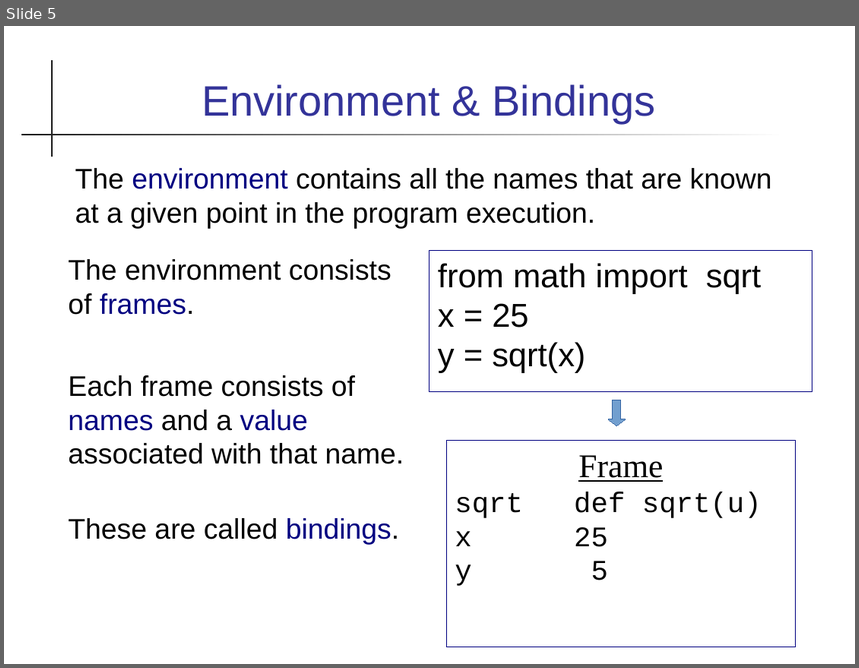
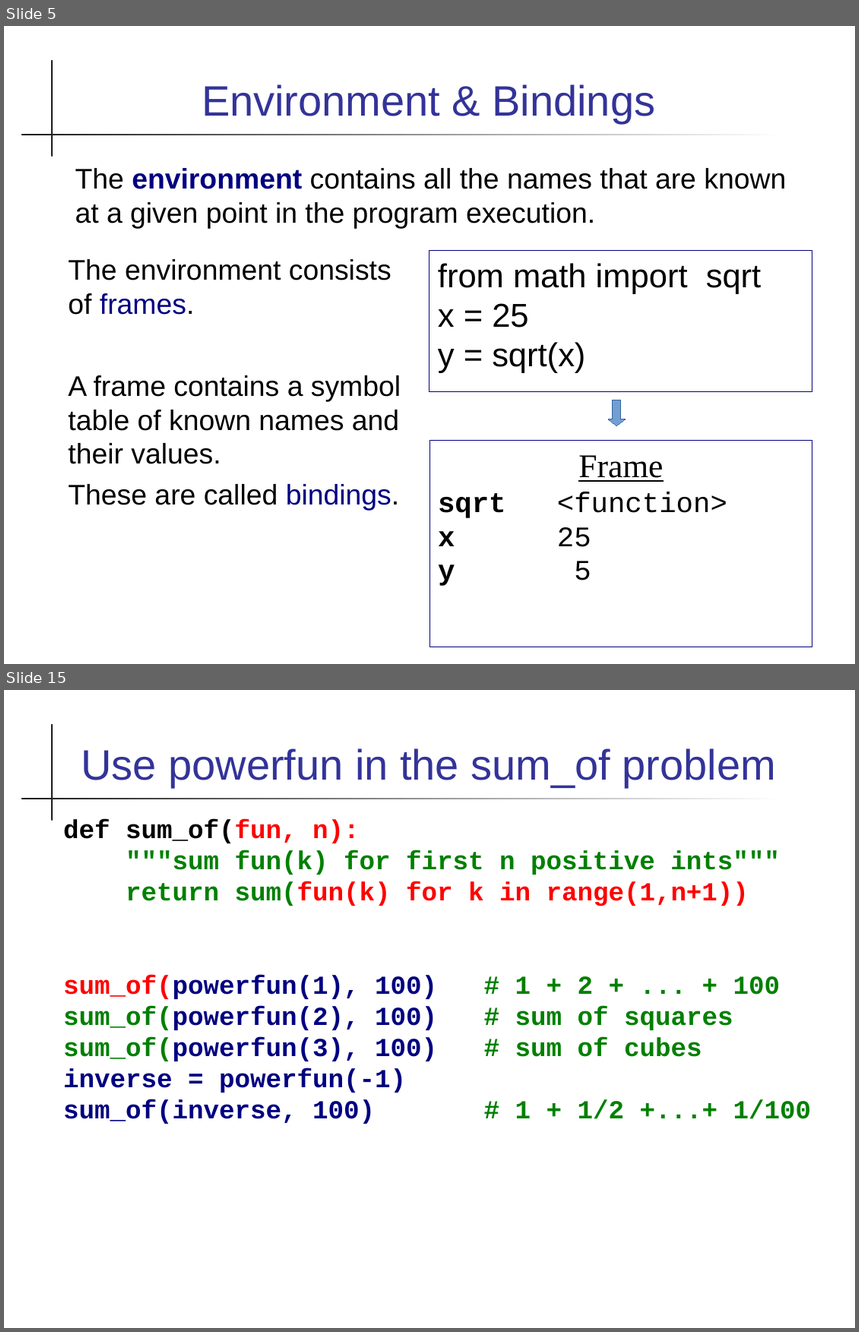
Before and after one commit to cpske/Prog2, a slide deck: functional/Functional-Programming.pptx. Shown one above the other, each under a label of ours: slide 5 before the commit, slides 5 and 15 after it; the slides between them are not shown. The pictures are 859x668 and 859x1332 pixels, drawn with LibreOffice and Linux fonts; fonts in the diff are those of the drawing. Boxes give left, top, right and bottom in pixels: in the first picture for what was removed or moved away, otherwise in the second. Text is boxed around its words. In the diff, an @@ line names an element or a change of style, - is before the commit and + after.

Commit message:
add feedback & presentation on functional prog.

```diff
--- a/functional/Functional-Programming.pptx
+++ b/functional/Functional-Programming.pptx
@@ slide 15 added at [4, 690, 855, 1328], background #FFFFFF; not listed: 2 template elements that a slide beside it also shows @@
@@ text added at [81, 749, 776, 787], 36 pt, text #333399 @@
+Use powerfun in the sum_of problem
@@ text added at [63, 819, 811, 1124], 22 pt, text #008000, bold @@
+def sum_of(fun, n):
+"""sum fun(k) for first n positive ints"""
+return sum(fun(k) for k in range(1,n+1))
+sum_of(powerfun(1), 100) # 1 + 2 + ... + 100
+sum_of(powerfun(2), 100) # sum of squares
+sum_of(powerfun(3), 100) # sum of cubes
+inverse = powerfun(-1)
+sum_of(inverse, 100) # 1 + 1/2 +...+ 1/100
@@ slide 5 changed as well @@
@@ text "The environment contains all the ..." at [75, 168, 786, 229]: bold on in "environment" @@
@@ text at [68, 376, 401, 465]: text changed @@
-Each frame consists of names and a value associated with that name.
+A frame contains a symbol table of known names and their values.
@@ rectangle "Frame": place and size @@
-rectangle "Frame" at [446, 440, 796, 648]
+rectangle "Frame" at [430, 440, 813, 648]
@@ text in rectangle at [438, 492, 728, 518]: text changed @@
-sqrt def sqrt(u)
+sqrt <function>
@@ text in rectangle at [557, 528, 591, 581]: bold on in "x", "y" @@
```
Also in this commit, not shown: 3 other slides changed, 20 other slides added, 2 slides removed, 4 other files.
